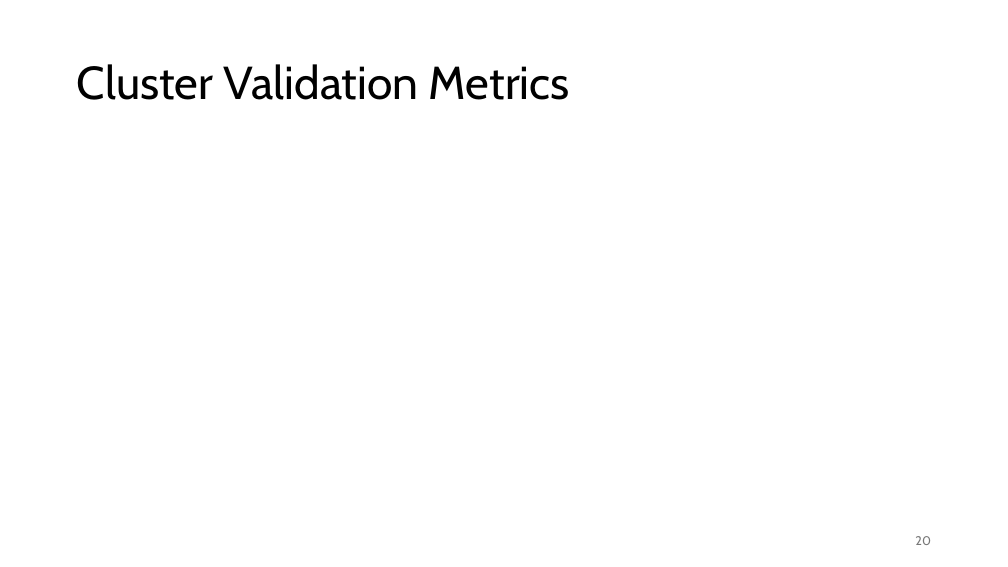
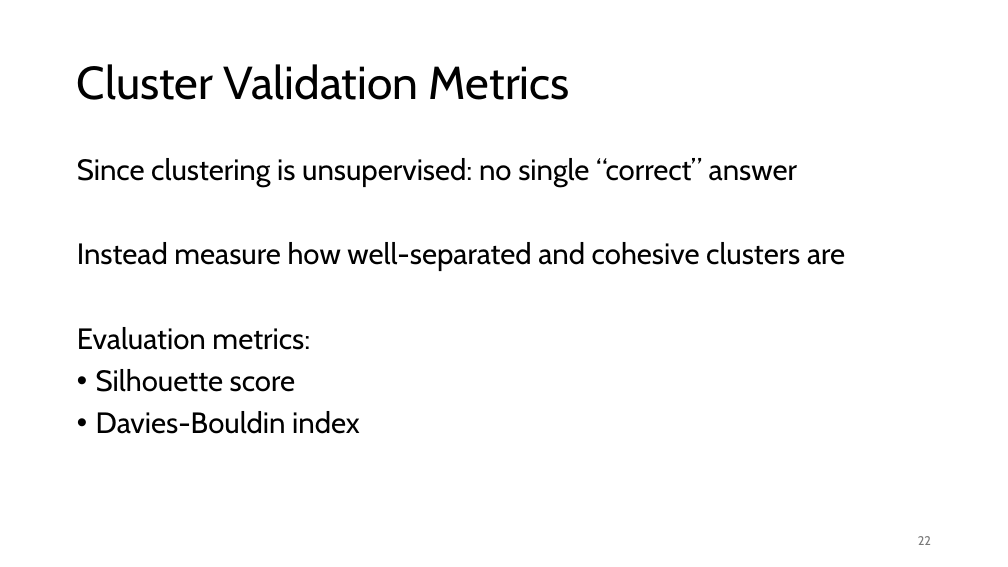
Before and after one commit to FelixWick/data_science, a slide deck: slide 22 of slides/2_clustering.pptx (slide 20 before the commit). Drawn at 1008x567 pixels with LibreOffice and Linux fonts; fonts in the diff are those of the drawing. Boxes give left, top, right and bottom in pixels: in the first picture for what was removed or moved away, otherwise in the second. Text is boxed around its words. In the diff, an @@ line names an element or a change of style, - is before the commit and + after.

Commit message:
started clustering examples

```diff
--- a/slides/2_clustering.pptx
+++ b/slides/2_clustering.pptx
@@ text added at [77, 158, 845, 434], 28 pt, text #000000 @@
+Since clustering is unsupervised: no single “correct” answer
+Instead measure how well-separated and cohesive clusters are
+Evaluation metrics:
+• Silhouette score
+• Davies-Bouldin index
@@ page number at [918, 536, 931, 545]: text changed @@
-20
+22
```
Also in this commit, not shown: 3 other slides changed, 2 slides added, 2 other files.
